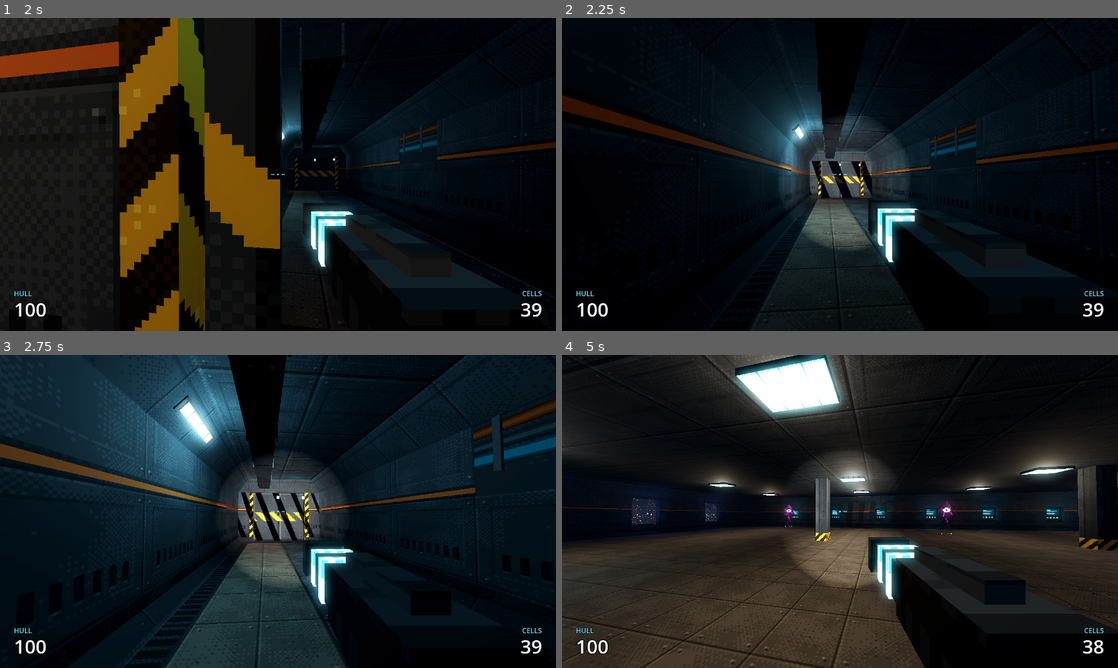
Above: before the commit, frames 1-4 (two rows, left to right).
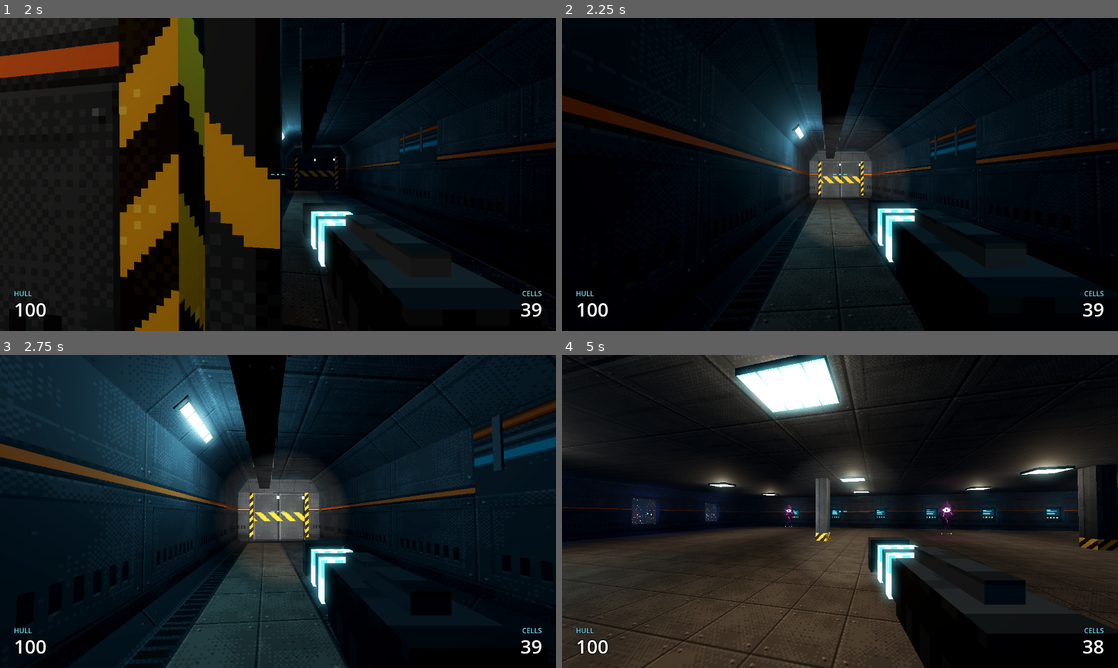
Above: after the commit, the same moments.

Repository: CaptainTiki/PC
Game: Godot game, scene res://levels/wing01.tscn
The game is run twice, just before and just after one commit, with the same random seed, the same clock (stepped at 60 frames per second) and the same inputs.
Inputs (mouse positions are in pixels of both pictures, inside the frame that each line leads up to):
- Up to frame 1 (2 s): tap Enter at 0.5 s; move the mouse to (305, 174) at 0.52 s; hold C (crouch) 0.53-1.28 s; hold W (move_forward) from 0.53 s (still down); move the mouse to (250, 174) at 1.27 s; click (250, 174) at 1.35 s
- Up to frame 2 (2.25 s): keep holding W (move_forward); move the mouse to (851, 168) at 2.02 s; tap F (flashlight) at 2.1 s
- Up to frame 3 (2.75 s): keep holding W (move_forward)
- Up to frame 4 (5 s): keep holding W (move_forward); move the mouse to (834, 517) at 2.77 s; tap E (use) at 2.85 s; move the mouse to (878, 514) at 3.52 s; hold C (crouch) 3.53-4.28 s; move the mouse to (795, 508) at 4.27 s; click (795, 508) at 4.35 s

Frame 1 is identical in both runs. In frame 2, 1.8% of the frame differs, in the area x 39-63%, y 32-74%; in frame 3, 1.3%; in frame 4, 2.3%, in the area x 39-60%, y 33-75%.

Commit message:
Flashlight shadows off

Diff:
--- a/scenes/actors/player.tscn
+++ b/scenes/actors/player.tscn
@@ -72,7 +72,7 @@
 visible = false
 light_color = Color(1, 0.95, 0.86, 1)
 light_energy = 8.0
-shadow_enabled = true
+shadow_enabled = false
 spot_range = 24.0
 spot_attenuation = 0.45
 spot_angle = 22.0
